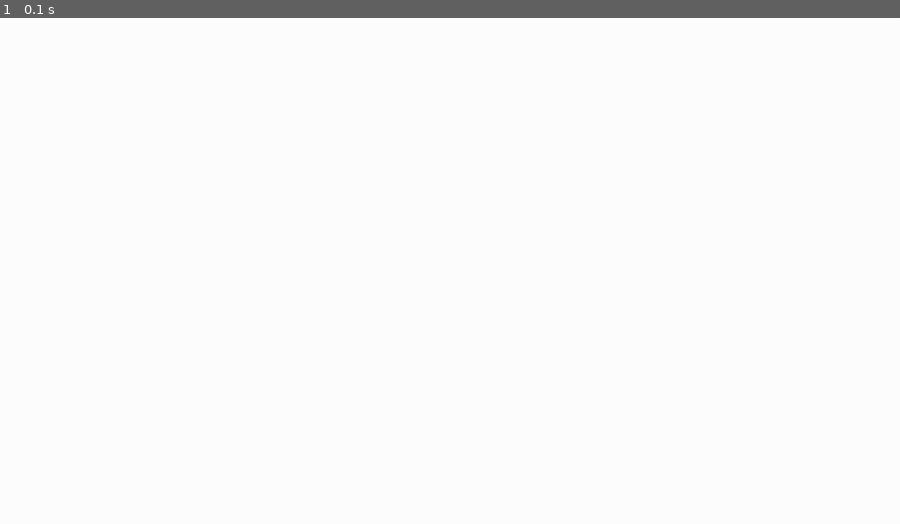
Above: before the commit, frame 1.
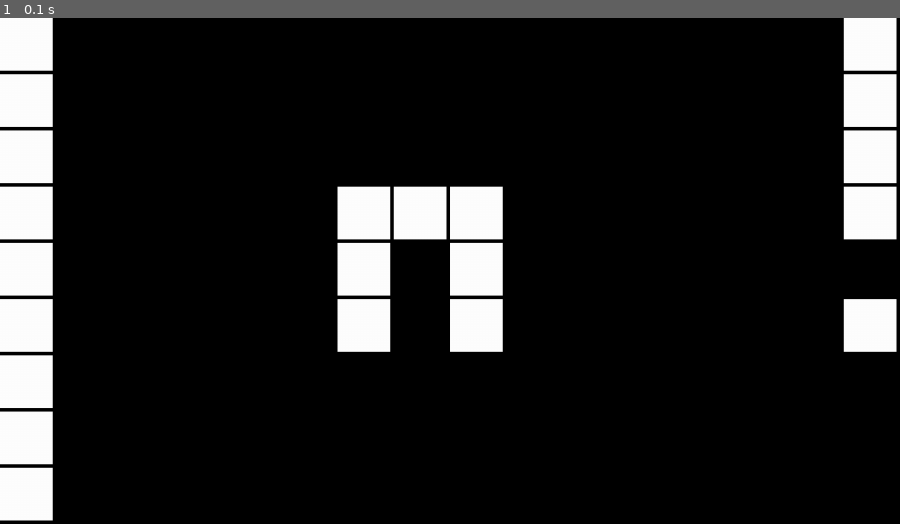
Above: after the commit, the same moment.

Repository: Subhro-ai/pygame-Raycaster
Game: pygame game, started from raycaster.py
The game is run twice, just before and just after one commit, with the same random seed, the same clock (stepped at 60 frames per second) and the same inputs.
Inputs:
- Up to frame 1 (0.1 s): no input

The runs differ from the first frame. In frame 1, 88% of the frame differs, in the area x 0-100%, y 0-100%.

Commit message:
Added level maker

Diff:
--- a/raycaster.py
+++ b/raycaster.py
@@ -2,9 +2,31 @@
 from sys import exit
 
 pygame.init()
+WIDTH = 1280
+HEIGHT = 720
 screen = pygame.display.set_mode((1280,720))
 pygame.display.set_caption("Raycaster")
 clock = pygame.time.Clock()
+
+# Set up colors
+BLACK = (0, 0, 0)
+WHITE = (255, 255, 255)
+
+# Set up the square
+square_size = 80
+square_color = WHITE
+square_position_x = 0
+square_position_y = 0
+
+level_map = [1, 0, 0, 0, 0, 0, 0, 0, 0, 0, 0, 0, 0, 0, 0, 1,
+             1, 0, 0, 0, 0, 0, 0, 0, 0, 0, 0, 0, 0, 0, 0, 1,
+             1, 0, 0, 0, 0, 0, 0, 0, 0, 0, 0, 0, 0, 0, 0, 1,
+             1, 0, 0, 0, 0, 0, 1, 1, 1, 0, 0, 0, 0, 0, 0, 1,
+             1, 0, 0, 0, 0, 0, 1, 0, 1, 0, 0, 0, 0, 0, 0, 0,
+             1, 0, 0, 0, 0, 0, 1, 0, 1, 0, 0, 0, 0, 0, 0, 1,
+             1, 0, 0, 0, 0, 0, 0, 0, 0, 0, 0, 0, 0, 0, 0, 0,
+             1, 0, 0, 0, 0, 0, 0, 0, 0, 0, 0, 0, 0, 0, 0, 0,
+             1, 0, 0, 0, 0, 0, 0, 0, 0, 0, 0, 0, 0, 0, 0, 0,]
 
 while True:
     # Quit Event
@@ -13,6 +35,14 @@
             pygame.quit()
             exit()
 
+    screen.fill((0,0,0))
+    count = 0
+    for row in range(9):
+        for col in range(16):
+            if level_map[count] == 1:
+                x = col * (square_size)
+                y = row * (square_size)
+                pygame.draw.rect(screen, WHITE, (x, y, square_size - 5, square_size - 5))
+            count += 1
 
-    screen.fill((255,255,255))
     pygame.display.update()
